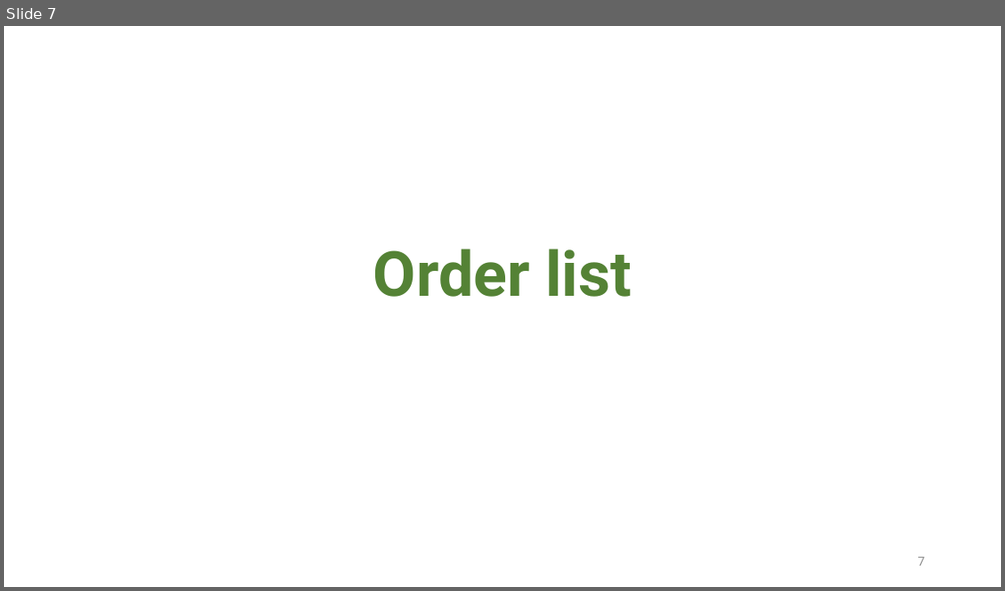
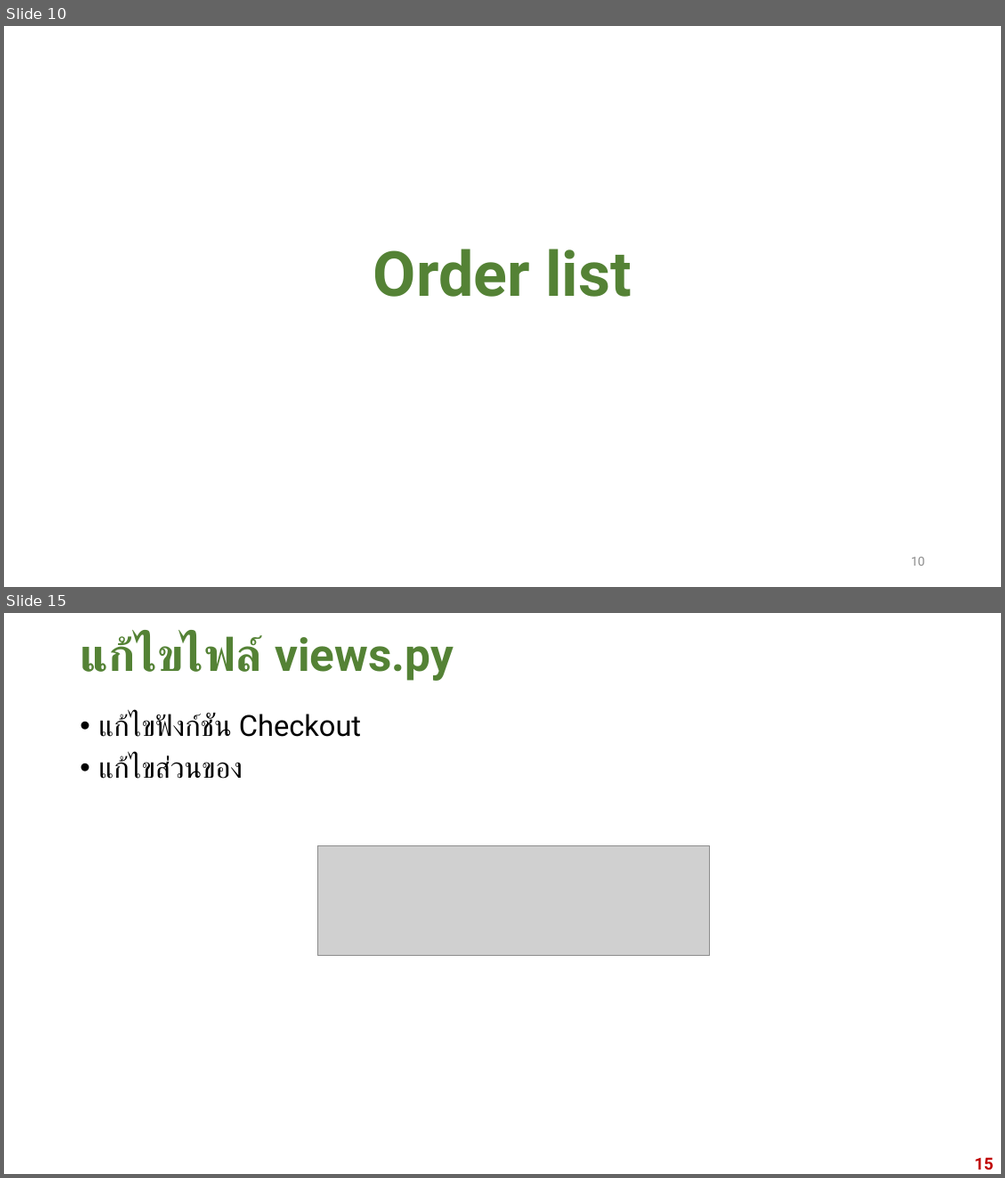
Before and after one commit to ratchakoonprn/Django50Hours, a slide deck: PPT/EP14-2020-09-02.pptx. Shown one above the other, each under a label of ours: slide 7 before the commit, slides 10 and 15 after it; the slides between them are not shown. The pictures are 1005x591 and 1005x1178 pixels, drawn with LibreOffice and Linux fonts; fonts in the diff are those of the drawing; grey boxes stand for pictures; background and template pictures are left out. Boxes give left, top, right and bottom in pixels: in the first picture for what was removed or moved away, otherwise in the second. Text is boxed around its words. In the diff, an @@ line names an element or a change of style, - is before the commit and + after.

```diff
--- a/PPT/EP14-2020-09-02.pptx
+++ b/PPT/EP14-2020-09-02.pptx
@@ slide 15 added at (4,613,1001,1174), background #FFFFFF @@
@@ title added at (80,635,453,681), 44 pt, text #548235, bold @@
+แก้ไขไฟล์ views.py
@@ text added at (98,713,361,779), 28 pt, text #000000 @@
+• แก้ไขฟังก์ชัน Checkout
+• แก้ไขส่วนของ
@@ picture added at (318,845,710,956) @@
@@ page number added at (974,1157,993,1170), 16 pt, text #C00000, bold @@
+15
@@ what was slide 7 is now slide 10 @@
@@ page number at (911,556,925,565): text changed @@
-7
+10
```
Also in this commit, not shown: 3 slides changed, 7 other slides added, 5 other files.
